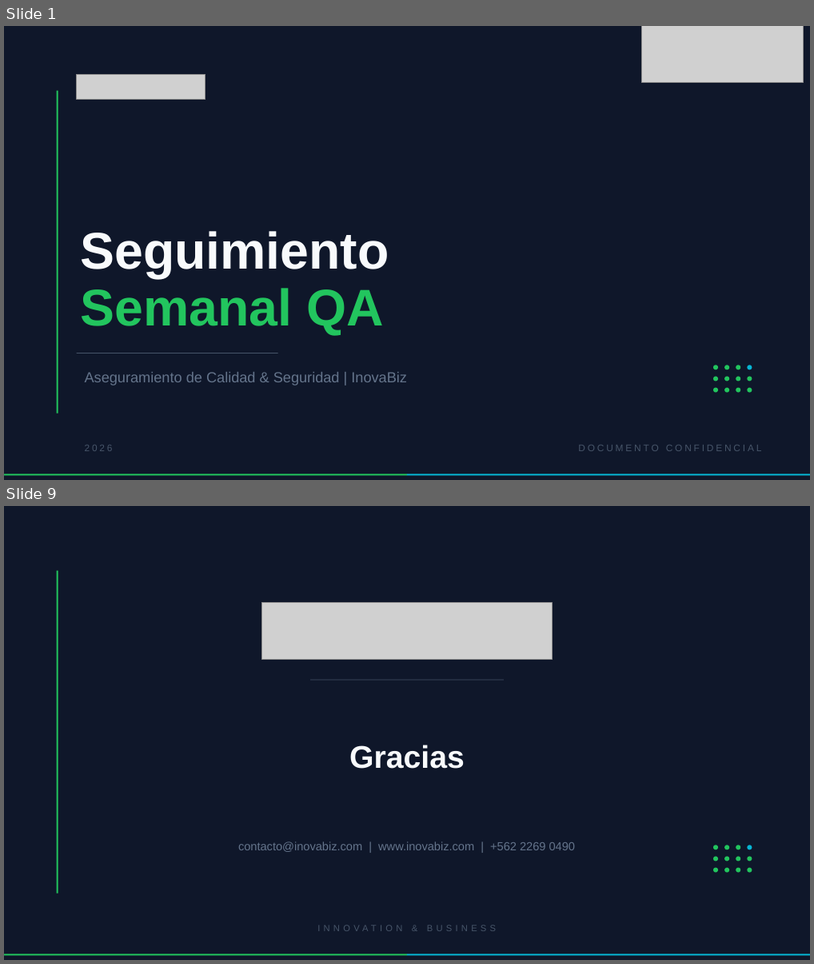
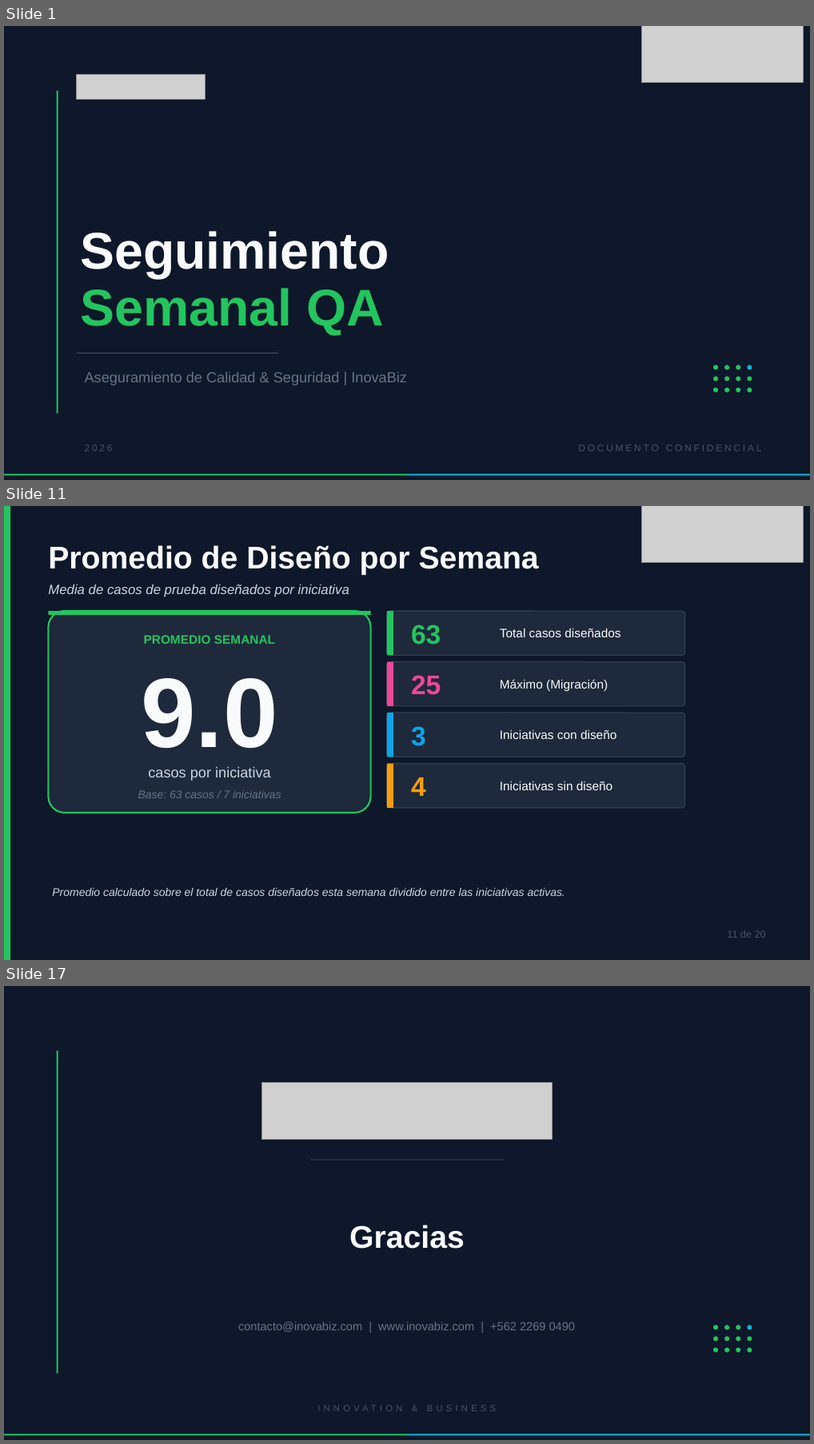
Before and after one commit to caradeux/qa_metrics, a slide deck: apps/api/assets/weekly-template.pptx. Shown one above the other, each under a label of ours: slides 1 and 9 before the commit, slides 1, 11 and 17 after it; the slides between them are not shown. The pictures are 814x964 and 814x1444 pixels, drawn with LibreOffice and Linux fonts; fonts in the diff are those of the drawing; grey boxes stand for pictures. Boxes give left, top, right and bottom in pixels: in the first picture for what was removed or moved away, otherwise in the second. Text is boxed around its words. In the diff, an @@ line names an element or a change of style, - is before the commit and + after.

```diff
--- a/apps/api/assets/weekly-template.pptx
+++ b/apps/api/assets/weekly-template.pptx
@@ slide 11 added at [4, 506, 810, 960], background #0F172A @@
@@ rectangle added at [4, 506, 10, 959], fill #22C55E @@
@@ picture added at [642, 506, 803, 563] @@
@@ text added at [48, 545, 539, 575], 28 pt, text #F8FAFC, bold @@
+Promedio de Diseño por Semana
@@ text added at [48, 584, 350, 597], 12 pt, text #CBD5E1, italic @@
+Media de casos de prueba diseñados por iniciativa
@@ rounded rectangle added at [48, 611, 371, 812], fill #1E293B, outline #22C55E 1.5 pt @@
@@ rectangle added at [48, 611, 371, 615], fill #22C55E @@
@@ rounded rectangle added at [387, 611, 686, 655], fill #1E293B, outline #334155 0.75 pt @@
@@ rectangle added at [387, 611, 394, 655], fill #22C55E @@
@@ text added at [411, 624, 441, 644], 24 pt, text #22C55E, bold @@
+63
@@ text added at [144, 635, 275, 644], 11 pt, text #22C55E, bold @@
+PROMEDIO SEMANAL
@@ text added at [500, 628, 621, 637], 11 pt, text #F8FAFC @@
+Total casos diseñados
@@ rounded rectangle added at [387, 662, 686, 706], fill #1E293B, outline #334155 0.75 pt @@
@@ rectangle added at [387, 662, 394, 706], fill #EC4899 @@
@@ text added at [141, 678, 278, 748], 88 pt, text #F8FAFC, bold @@
+9.0
@@ text added at [411, 675, 441, 695], 24 pt, text #EC4899, bold @@
+25
@@ text added at [500, 679, 608, 691], 11 pt, text #F8FAFC @@
+Máximo (Migración)
@@ rounded rectangle added at [387, 712, 686, 756], fill #1E293B, outline #334155 0.75 pt @@
@@ rectangle added at [387, 712, 394, 756], fill #0EA5E9 @@
@@ text added at [411, 726, 426, 746], 24 pt, text #0EA5E9, bold @@
+3
@@ text added at [500, 730, 617, 739], 11 pt, text #F8FAFC @@
+Iniciativas con diseño
@@ text added at [148, 767, 271, 780], 13 pt, text #CBD5E1 @@
+casos por iniciativa
@@ rounded rectangle added at [387, 764, 686, 808], fill #1E293B, outline #334155 0.75 pt @@
@@ rectangle added at [387, 764, 394, 808], fill #F59E0B @@
@@ text added at [138, 790, 282, 798], 10 pt, text #64748B, italic @@
+Base: 63 casos / 7 iniciativas
@@ text added at [411, 777, 426, 796], 24 pt, text #F59E0B, bold @@
+4
@@ text added at [500, 781, 613, 790], 11 pt, text #F8FAFC @@
+Iniciativas sin diseño
@@ text added at [52, 888, 566, 896], 10 pt, text #CBD5E1, italic @@
+Promedio calculado sobre el total de casos diseñados esta semana dividido entre las iniciativas activas.
@@ text added at [727, 930, 766, 937], 9 pt, text #475569 @@
+11 de 20
@@ what was slide 9 is now slide 17 @@
```
Also in this commit, not shown: 6 slides changed, 8 other slides added, 1 slide removed, 12 other files.
